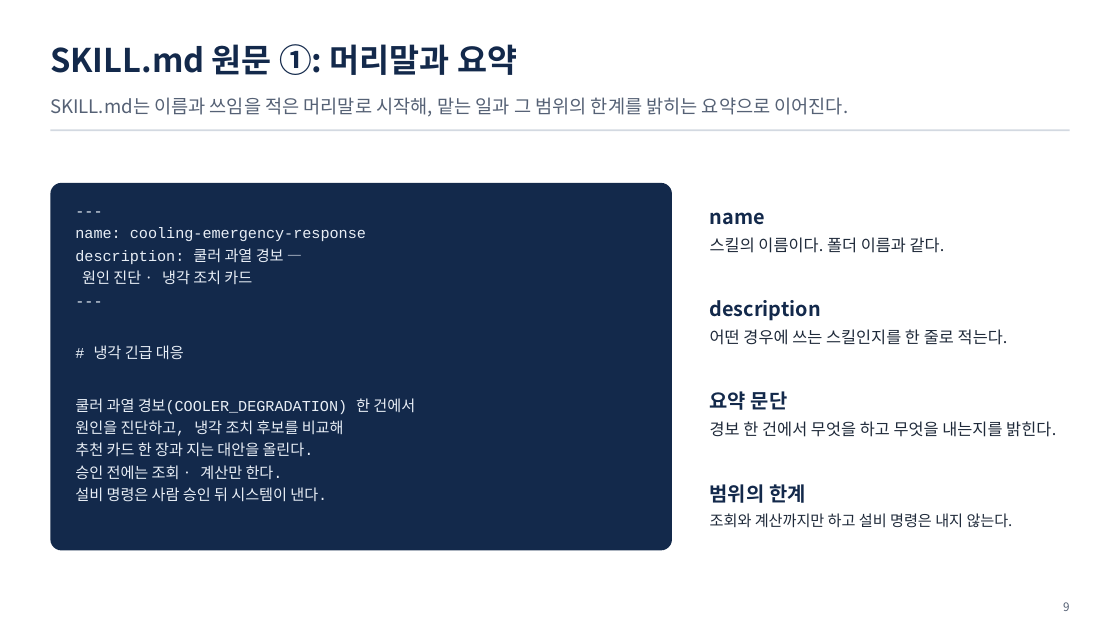
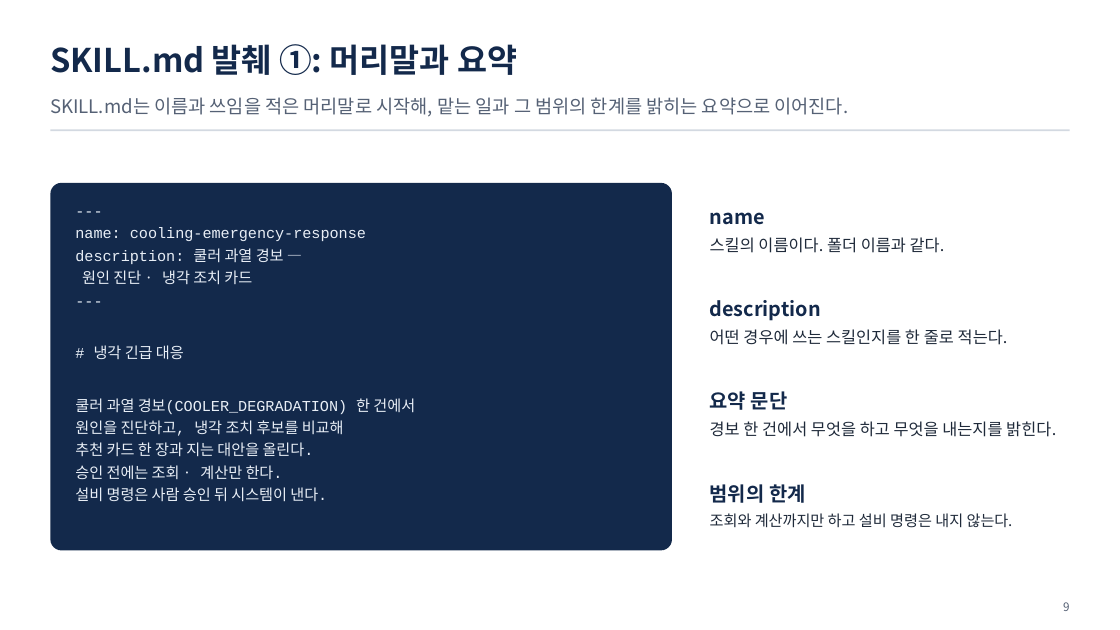
Before and after one commit to uengine-oss/hyd-iot-edu, a slide deck: slide 9 of workspace/강의제작/산출물/통합반/이론/06회차/통합반_06일차.pptx. Drawn at 1120x630 pixels with LibreOffice and Linux fonts; fonts in the diff are those of the drawing. Boxes give left, top, right and bottom in pixels: in the first picture for what was removed or moved away, otherwise in the second. Text is boxed around its words. In the diff, an @@ line names an element or a change of style, - is before the commit and + after.

```diff
--- a/workspace/강의제작/산출물/통합반/이론/06회차/통합반_06일차.pptx
+++ b/workspace/강의제작/산출물/통합반/이론/06회차/통합반_06일차.pptx
@@ text at <box>50,44,517,75</box>: text changed @@
-SKILL.md 원문 ①: 머리말과 요약
+SKILL.md 발췌 ①: 머리말과 요약
```
Also in this commit, not shown: 10 other slides changed, 25 other files.
